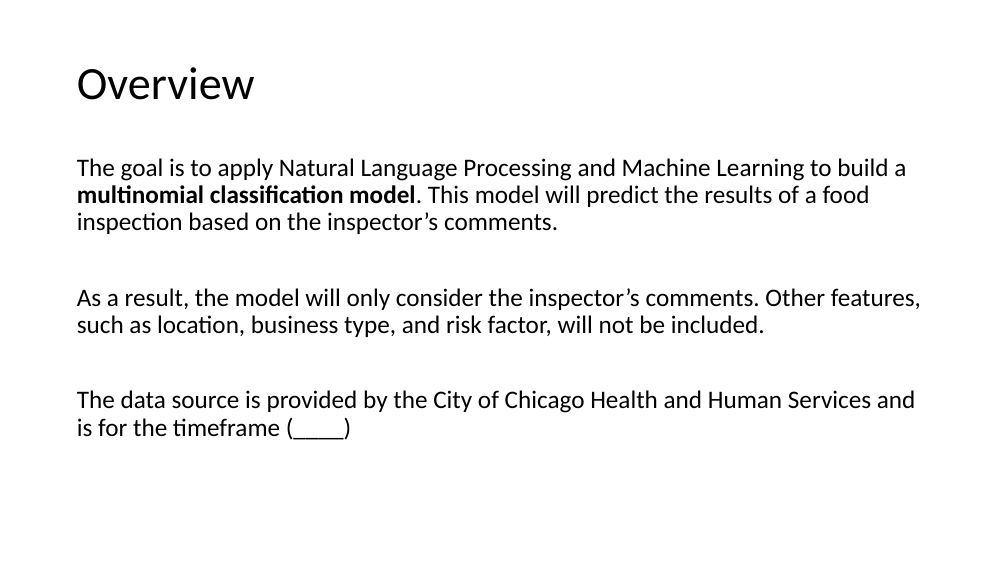
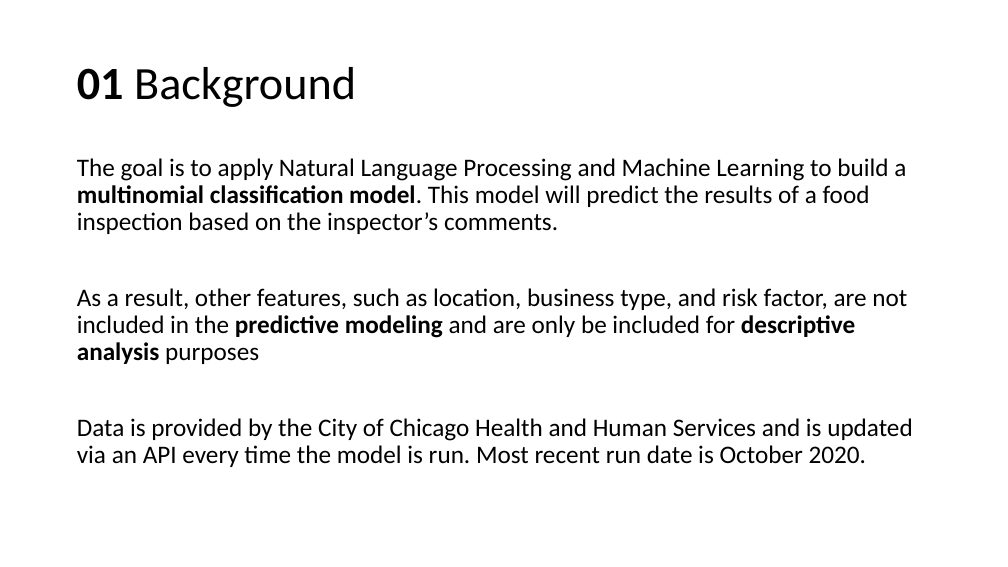
Before and after one commit to sstarkjr/NLP-food-safety-classification, a slide deck: slide 3 of Presentation.pptx (slide 2 before the commit). Drawn at 1008x567 pixels with LibreOffice and Linux fonts; fonts in the diff are those of the drawing. Boxes give left, top, right and bottom in pixels: in the first picture for what was removed or moved away, otherwise in the second. Text is boxed around its words. In the diff, an @@ line names an element or a change of style, - is before the commit and + after.

```diff
--- a/Presentation.pptx
+++ b/Presentation.pptx
@@ title at (77,67,356,107): text changed @@
-Overview
+01 Background
@@ text at (77,288,912,467): text changed @@
-As a result, the model will only consider the inspector’s comments. Other features, such as location, business type, and risk factor, will not be included.
-The data source is provided by the City of Chicago Health and Human Services and is for the timeframe (____)
+As a result, other features, such as location, business type, and risk factor, are not included in the predictive modeling and are only be included for descriptive analysis purposes
+Data is provided by the City of Chicago Health and Human Services and is updated via an API every time the model is run. Most recent run date is October 2020.
```
Also in this commit, not shown: 3 other slides changed, 3 slides added, 2 slides removed, 1 other file.
